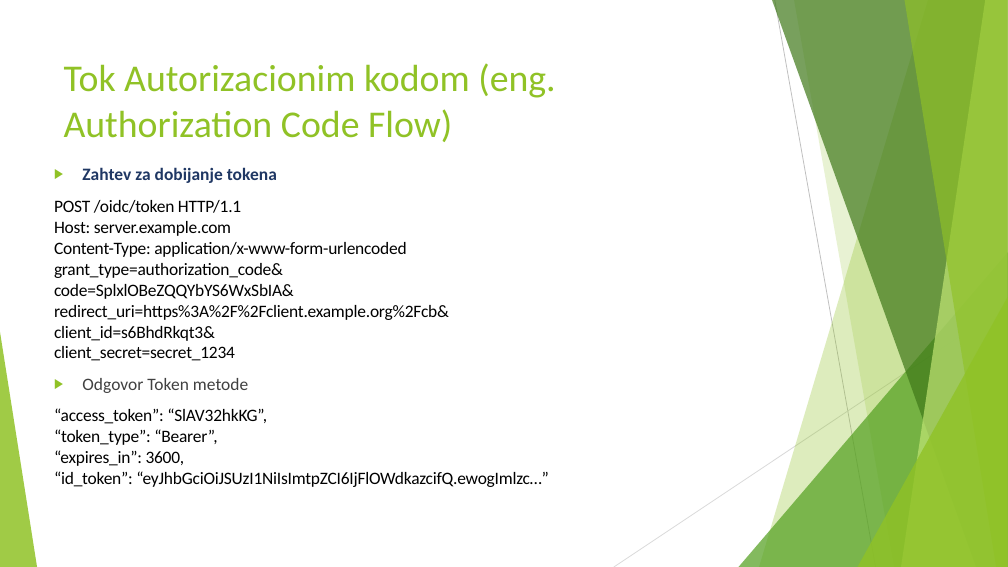
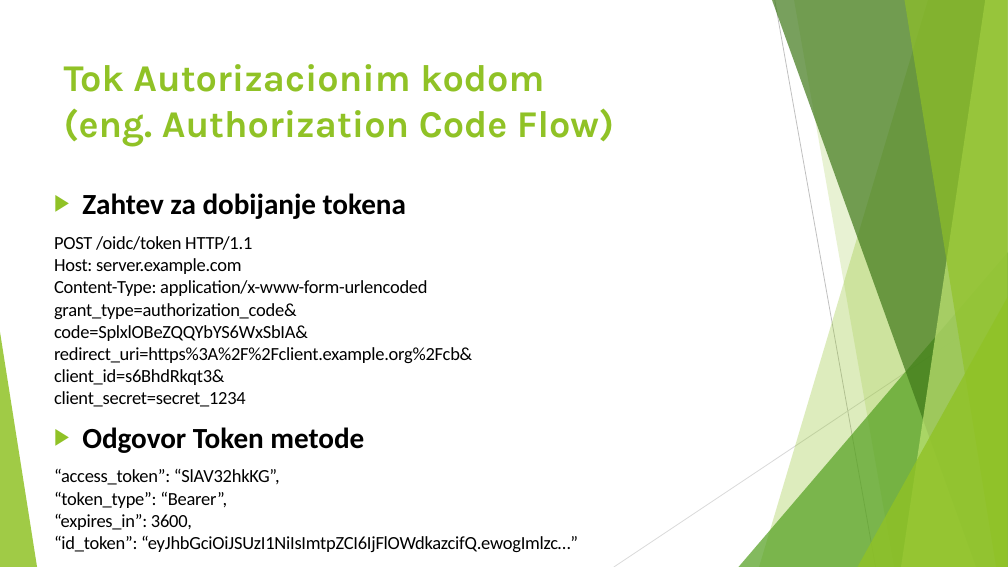
Before and after one commit to enimenss/IdentityServer4AndOAuth2, a slide deck: slide 10 of SSOPresentation.pptx. Drawn at 1008x567 pixels with LibreOffice and Linux fonts; fonts in the diff are those of the drawing. Boxes give left, top, right and bottom in pixels: in the first picture for what was removed or moved away, otherwise in the second. Text is boxed around its words. In the diff, an @@ line names an element or a change of style, - is before the commit and + after.

```diff
--- a/SSOPresentation.pptx
+++ b/SSOPresentation.pptx
@@ title "Tok Autorizacionim kodom (eng. Authorization ..." at box(64, 64, 614, 146): font Calibri to Karla, bold on @@
@@ text "Zahtev za dobijanje tokena": place and size @@
-text "Zahtev za dobijanje tokena" at box(54, 167, 449, 466)
+text "Zahtev za dobijanje tokena" at box(54, 193, 472, 530)
@@ text "Zahtev za dobijanje tokena" at box(54, 193, 472, 530): size 16.6 to 27.8 pt in "Zahtev za dobijanje tokena", "Odgovor Token metode"; text colour #1F3763 to #000000 in "Zahtev za dobijanje tokena"; size 16.6 to 17.6 pt; text colour #404040 to #000000, bold on in "Odgovor Token metode" @@
```
Also in this commit, not shown: 20 other slides changed, 1 slide removed, 1 other file.
